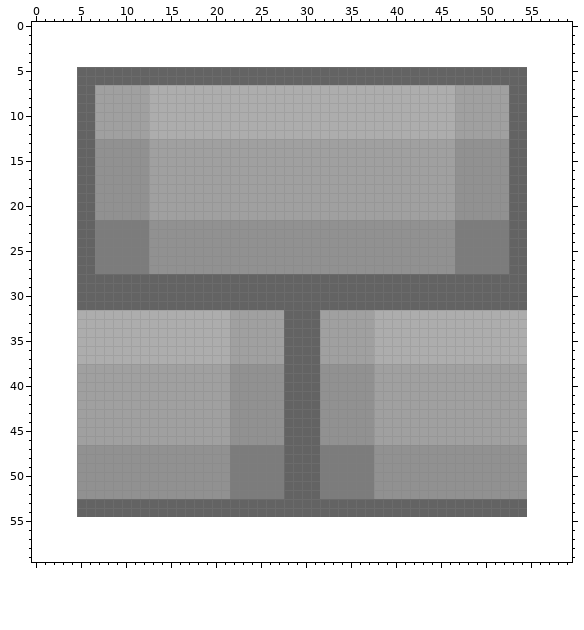
Pixel-art sprite: DeGame/DeGame/Content/Sprites/Wall Sprite.png. Above is the file before it was changed.
The file is 50x50 pixels. Colours within 5 levels of each other are drawn and written as one. The old version is drawn lined up with the new one, on the new canvas.
And afterwards:
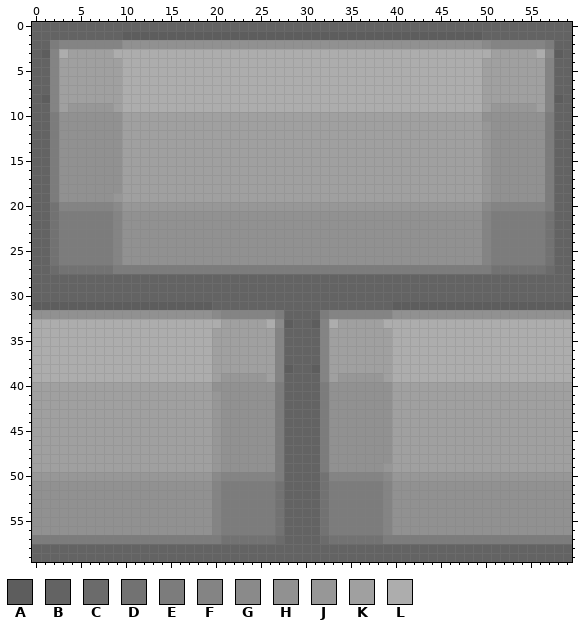
Palette (. is transparent): A #5d5d5d  B #636363  C #6b6b6b  D #727272  E #7c7c7c  F #848484  G #8a8a8a  H #919191  J #979797  K #a0a0a0  L #adadad
Diff:
canvas 50x50 -> 60x60, the old top-left corner now at 5,5
y 0: x 0..59 ............................................................ -> BBBBBBBBBBBBBBBBBBBBBBBBBBBBBBBBBBBBBBBBBBBBBBBBBBBBBBBBBBBB
y 1: x 0..59 ............................................................ -> BBBBBBBBBBAAAAAAAAAAAAAAAAAAAAAAAAAAAAAAAAAAAAAAAABBBBBBBBBB
y 2: x 0..59 ............................................................ -> BBEFFFFFFFHHHHHHHHHHHHHHHHHHHHHHHHHHHHHHHHHHHHHHHHGFFFFFFEBB
y 3: x 0..59 ............................................................ -> BAFLKKKKKLLLLLLLLLLLLLLLLLLLLLLLLLLLLLLLLLLLLLLLLLLKKKKKLGAB
y 4: x 0..59 ............................................................ -> BBFKKKKKKKLLLLLLLLLLLLLLLLLLLLLLLLLLLLLLLLLLLLLLLLKKKKKKKFBB
y 5..6: x 0..59 .....BBBBBBBBBBBBBBBBBBBBBBBBBBBBBBBBBBBBBBBBBBBBBBBBBB..... -> BBFKKKKKKKLLLLLLLLLLLLLLLLLLLLLLLLLLLLLLLLLLLLLLLLKKKKKKKFBB
y 7: x 0..6 .....BB -> BBFKKKK; x 10..12 KKK -> LLL; x 47..49 KKK -> LLL; x 53..59 BB..... -> KKKKFBB
y 8: x 0..6 .....BB -> BAFKKKK; x 10..12 KKK -> LLL; x 47..49 KKK -> LLL; x 53..59 BB..... -> KKKKFAB
y 9: x 0..8 .....BBKK -> BBFKJJJJJ; x 10..12 KKK -> LLL; x 47..49 KKK -> LLL; x 51..59 KKBB..... -> JJJJJKFBB
y 10: x 0..9 .....BBKKK -> BBEHHHHHHH; x 13..46 LLLLLLLLLLLLLLLLLLLLLLLLLLLLLLLLLL -> KKKKKKKKKKKKKKKKKKKKKKKKKKKKKKKKKK; x 50..59 KKKBB..... -> HHHHHHHEBB
y 11..12: x 0..9 .....BBKKK -> BBEHHHHHHH; x 13..46 LLLLLLLLLLLLLLLLLLLLLLLLLLLLLLLLLL -> KKKKKKKKKKKKKKKKKKKKKKKKKKKKKKKKKK; x 50..59 KKKBB..... -> JHHHHHHEBB
y 13..18: x 0..6 .....BB -> BBEHHHH; x 10..12 HHH -> KKK; x 47..50 HHHH -> KKKJ; x 53..59 BB..... -> HHHHEBB
y 19: x 0..6 .....BB -> BBEHHHH; x 9..12 HHHH -> JKKK; x 47..50 HHHH -> KKKJ; x 53..59 BB..... -> HHHHEBB
y 20: x 0..59 .....BBHHHHHHKKKKKKKKKKKKKKKKKKKKKKKKKKKKKKKKKKHHHHHHBB..... -> BBDFFFFFFGJJJJJJJJJJJJJJJJJJJJJJJJJJJJJJJJJJJJJJJJGFFFFFFEBB
y 21: x 0..9 .....BBHHH -> BBDEEEEEEF; x 13..46 KKKKKKKKKKKKKKKKKKKKKKKKKKKKKKKKKK -> HHHHHHHHHHHHHHHHHHHHHHHHHHHHHHHHHH; x 50..59 HHHBB..... -> FEEEEEEDBB
y 22..26: x 0..6 .....BB -> BBDEEEE; x 9..12 EEEE -> FHHH; x 47..50 EEEE -> HHHF; x 53..59 BB..... -> EEEEDBB
y 27: x 0..8 .....BBEE -> BBCDDDDDD; x 13..46 HHHHHHHHHHHHHHHHHHHHHHHHHHHHHHHHHH -> EEEEEEEEEEEEEEEEEEEEEEEEEEEEEEEEEE; x 51..59 EEBB..... -> DDDDDDCBB
y 28..30: x 0..4 ..... -> BBBBB; x 55..59 ..... -> BBBBB
y 31: x 0..19 .....BBBBBBBBBBBBBBB -> AAAAAAAAAAAAAAAAAAAA; x 40..59 BBBBBBBBBBBBBBB..... -> AAAAAAAAAAAAAAAAAAAA
y 32: x 0..27 .....LLLLLLLLLLLLLLLLLKKKKKK -> HHHHHHHHHHHHHHHHHHHHGFFFFFFE; x 32..59 KKKKKKLLLLLLLLLLLLLLLLL..... -> EFFFFFFFHHHHHHHHHHHHHHHHHHHH
y 33: x 0..4 ..... -> LLLLL; x 21 L -> K; x 26..28 KKB -> LGA; x 31..33 BKK -> AFL; x 38 L -> K; x 55..59 ..... -> LLLLL
y 34..37: x 0..4 ..... -> LLLLL; x 20..21 LL -> KK; x 27 K -> F; x 32 K -> F; x 38..39 LL -> KK; x 55..59 ..... -> LLLLL
y 38: x 0..19 .....KKKKKKKKKKKKKKK -> LLLLLLLLLLLLLLLLLLLL; x 22..28 HHHHHHB -> KKKKKFA; x 31..37 BHHHHHH -> AFKKKKK; x 40..59 KKKKKKKKKKKKKKK..... -> LLLLLLLLLLLLLLLLLLLL
y 39: x 0..19 .....KKKKKKKKKKKKKKK -> LLLLLLLLLLLLLLLLLLLL; x 21..27 KHHHHHH -> JJJJJKF; x 32..38 HHHHHHK -> FKJJJJJ; x 40..59 KKKKKKKKKKKKKKK..... -> LLLLLLLLLLLLLLLLLLLL
y 40: x 0..4 ..... -> KKKKK; x 20..21 KK -> HH; x 27 H -> E; x 32 H -> E; x 38..39 KK -> HH; x 55..59 ..... -> KKKKK
y 41..46: x 0..4 ..... -> KKKKK; x 20..21 KK -> JH; x 27 H -> E; x 32 H -> E; x 38..39 KK -> HH; x 55..59 ..... -> KKKKK
y 47..48: x 0..20 .....HHHHHHHHHHHHHHHH -> KKKKKKKKKKKKKKKKKKKKJ; x 22..26 EEEEE -> HHHHH; x 33..37 EEEEE -> HHHHH; x 40..59 HHHHHHHHHHHHHHH..... -> KKKKKKKKKKKKKKKKKKKK
y 49: x 0..20 .....HHHHHHHHHHHHHHHH -> KKKKKKKKKKKKKKKKKKKKJ; x 22..26 EEEEE -> HHHHH; x 33..37 EEEEE -> HHHHH; x 39..59 HHHHHHHHHHHHHHHH..... -> JKKKKKKKKKKKKKKKKKKKK
y 50: x 0..26 .....HHHHHHHHHHHHHHHHHEEEEE -> JJJJJJJJJJJJJJJJJJJJGFFFFFF; x 32..59 EEEEEEHHHHHHHHHHHHHHHHH..... -> DFFFFFFGJJJJJJJJJJJJJJJJJJJJ
y 51..52: x 0..4 ..... -> HHHHH; x 20..21 HH -> FE; x 27 E -> D; x 32 E -> D; x 38..39 HH -> EF; x 55..59 ..... -> HHHHH
y 53..54: x 0..27 .....BBBBBBBBBBBBBBBBBBBBBBB -> HHHHHHHHHHHHHHHHHHHHFEEEEEED; x 32..59 BBBBBBBBBBBBBBBBBBBBBBB..... -> DEEEEEEFHHHHHHHHHHHHHHHHHHHH
y 55..56: x 0..59 ............................................................ -> HHHHHHHHHHHHHHHHHHHHFEEEEEEDBBBBDEEEEEEFHHHHHHHHHHHHHHHHHHHH
y 57: x 0..59 ............................................................ -> EEEEEEEEEEEEEEEEEEEEEDDDDDDCBBBBCDDDDDDEEEEEEEEEEEEEEEEEEEEE
y 58..59: x 0..59 ............................................................ -> BBBBBBBBBBBBBBBBBBBBBBBBBBBBBBBBBBBBBBBBBBBBBBBBBBBBBBBBBBBB
